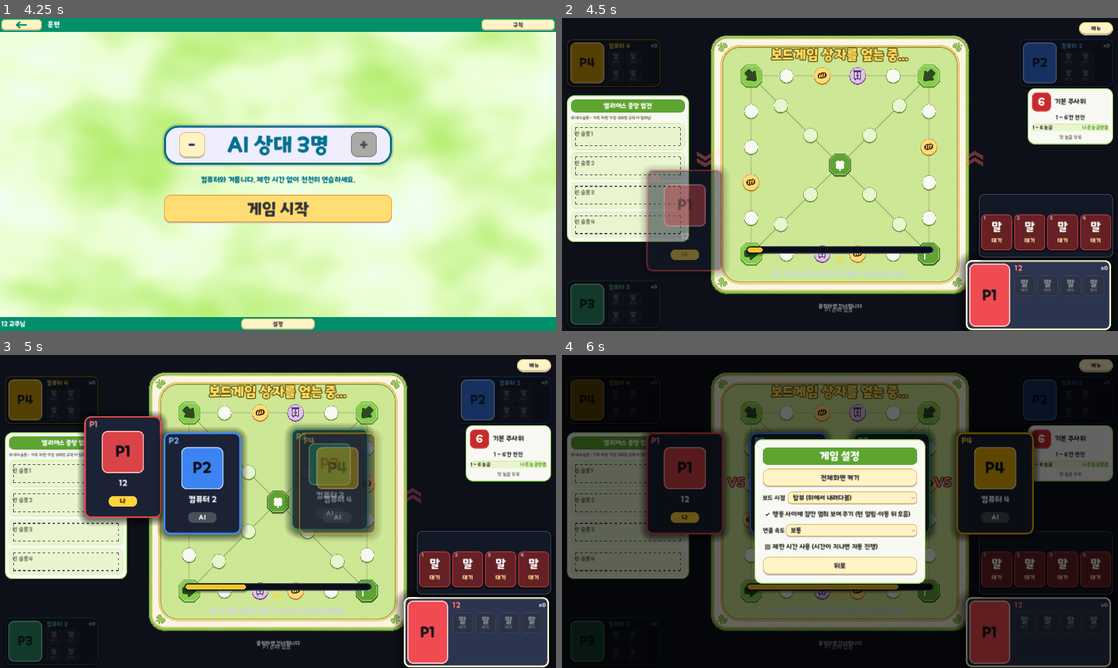
Above: before the commit, frames 1-4 (two rows, left to right).
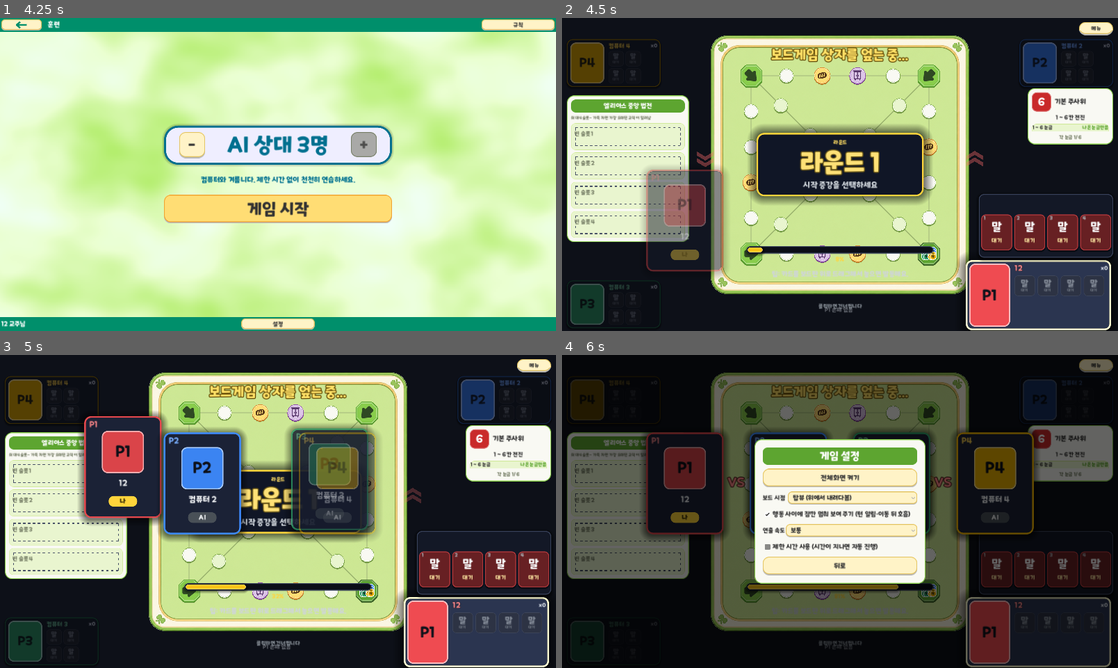
Above: after the commit, the same moments.

Repository: mayjohn66-cmd/TRG
Game: Godot game, scene res://scenes/start_menu.tscn
Same seed, same stepped clock (60 frames per second), same inputs: the game is played once before the commit and once after it.
Inputs (mouse positions are in pixels of both pictures, inside the frame that each line leads up to):
- Up to frame 1 (4.25 s): click (278, 202) at 0.52 s; type "12" at 0.6 s; click "규칙" at 1.25 s; click "설정" at 2 s; click "입장하기" at 2.75 s; click (278, 80) at 3.5 s
- Up to frame 2 (4.5 s): click "게임 시작" at 4.25 s
- Up to frame 3 (5 s): no input
- Up to frame 4 (6 s): click "메뉴" at 5 s; click "게임 설정" at 5.75 s

Frame 1 is identical in both runs. In frame 2, 8.3% of the frame differs, in the area x 33-68%, y 34-78%; in frame 3, 3.1%; in frame 4, less than 0.1%.

Commit message:
연출 순서 정리: 잡기·함정·뱅을 단계별로, 라운드 카드 후 증강 선택 창
Co-Authored-By: Claude Sonnet 5.5 <noreply@anthropic.com>
Claude-Session: https://claude.ai/code/session_01HvvTBBGdmqrXHkL2GAw3GJ

Diff:
--- a/scenes/main_board.gd
+++ b/scenes/main_board.gd
@@ -315,6 +315,7 @@
 var _opening: OpeningSequence = null
 ## 오프닝 직후 첫 증강 창은 아래에서 위로 솟아오르며 나타난다.
 var _draft_entrance: bool = false
+var _draft_banner_round: int = 0
 ## 이번 드래프트에서 고른 증강 모음 (끝나면 한 장으로 공개).
 var _draft_summary: Array[Dictionary] = []
 ## 게임 필: 화면 흔들림, 말 id -> 이동 연출을 필살기 스크립트가 맡는 중(걸음 무시), 차 돌진 중 잡힌 말이 나는 시점을 늦추는 값(초).
@@ -637,6 +638,7 @@
 	_close_stack_overlay()
 	_close_opening()
 	_draft_summary.clear()
+	_draft_banner_round = 0
 	state = null
 	manager.start_game(_player_ids, _game_seed)
 	state = manager.state
@@ -664,17 +666,21 @@
 			if by_player != victim.owner_id and _player_ids.has(by_player):
 				_avatar_react(by_player, AvatarSlot.Emotion.HAPPY)
 		# 잡힌 말: 내리찍기(슬램) -> 충격 -> 720도 회전하며 높은 포물선으로 출발선까지 0.45초 -> 쿵 착지.
+		# 순서: (1) 잡는 말이 내리찍는다 -> (2) 충격(링·흔들림, 짧은 정지) -> (3) 프로필 반응 -> (4) 잡힌 말이 날아간다 -> (5) 쿵 착지.
+		var lead: float = 0.0
 		if victim != null and _fx_on():
 			var view: Node2D = _pawn_views.get(pawn_id)
 			if view != null:
-				_fx_try_slam(by_player, view.position)
+				lead = _fx_try_slam(by_player, view.position)
 			var owner_id: int = victim.owner_id
+			var react_delay: float = lead + 0.12 + _fx_hint_bonus
 			_fx_when_announced(func() -> void:
-				_profile_react(owner_id, false, ["[억까!]", "[으악!]"][randi() % 2])
-				if by_player != owner_id:
-					_profile_react(by_player, true, "[나이스!]"))
-		_fx_impact_at_pawn(pawn_id, 0.16)
-		_set_hint(pawn_id, {"delay": 0.18 + _fx_hint_bonus, "arc": 110.0, "spin": 2.0 * TAU, "dur": 0.45, "land_thud": true}))
+				get_tree().create_timer(react_delay).timeout.connect(func() -> void:
+					_profile_react(owner_id, false, ["[억까!]", "[으악!]"][randi() % 2])
+					if by_player != owner_id:
+						_profile_react(by_player, true, "[나이스!]")))
+		_fx_impact_at_pawn(pawn_id, lead + _fx_hint_bonus)
+		_set_hint(pawn_id, {"delay": lead + 0.28 + _fx_hint_bonus, "arc": 110.0, "spin": 2.0 * TAU, "dur": 0.45, "land_thud": true}))
 	state.pawn_finished.connect(func(pawn_id: int) -> void:
 		_log_line("[완주] %s 완주!" % _pawn_name(pawn_id), Color("69db7c"))
 		var finisher: PlayerPawn = state.get_pawn(pawn_id)
@@ -737,11 +743,14 @@
 			_avatar_react(trapped.owner_id, AvatarSlot.Emotion.SURPRISED)
 			var trapped_owner: int = trapped.owner_id
 			var trap_pos: Vector2 = _tile_center(tile)
+			# 순서: 함정이 터진다(충격) -> 잠깐 뒤 프로필 반응 -> 그 뒤 말이 날아간다 (_fx_hint_bonus)
+			_fx_hint_bonus = maxf(_fx_hint_bonus, 0.4)
 			_fx_when_announced(func() -> void:
 				screen_shake(8.0, 0.25)
 				_impact_ring(trap_pos, Color("ff6b6b"), 56.0)
 				_burst_shards(trap_pos, Color("ff8787"), 14)
-				_profile_react(trapped_owner, false, ["[억까!]", "[으악!]"][randi() % 2]))
+				get_tree().create_timer(0.25).timeout.connect(func() -> void:
+					_profile_react(trapped_owner, false, ["[억까!]", "[으악!]"][randi() % 2])))
 		_log_line("[설치물] %d번 타일 %s 발동! (%s)" % [tile, _attachment_name(id), _pawn_name(pawn_id)], Color("ff6b6b"))
 		_announce_gate("함정 발동", "[발동!] %s" % _attachment_name(id), "%s\n%d번 타일에서 %s에게 발동" % [str(CARD_SUMMARIES.get(StringName(id), "")), tile, _pawn_name(pawn_id)], Color("ff6b6b"), null, 1.2))
 	state.npc_vanished.connect(func(npc_id: int, tile: int) -> void:
@@ -3760,9 +3769,9 @@
 
 
 ## 잡기: 같은 순간 도착 중인 내 말의 마지막 점프를 더 높게(45px) 바꿔 내리찍게 한다. 착지에서 화면이 흔들리고 충격파가 퍼진다.
-func _fx_try_slam(by_player: int, victim_pos: Vector2) -> void:
+func _fx_try_slam(by_player: int, victim_pos: Vector2) -> float:
 	if not _fx_on():
-		return
+		return 0.0
 	for pawn: PlayerPawn in state.pawns:
 		if pawn.owner_id != by_player:
 			continue
@@ -3771,8 +3780,10 @@
 			continue
 		if _pawn_position(pawn).distance_to(victim_pos) > 36.0:
 			continue
-		_glide(view, _pawn_position(pawn), _depth_scale(tile_norm(pawn.current_tile_idx).y), {"dur": HOP_SECONDS * 1.3, "arc": SLAM_HEIGHT, "pace_cap": minf(_pace(), 1.5), "land_tile": pawn.current_tile_idx, "land_big": true})
-		return
+		var cap: float = minf(_pace(), 1.5)
+		_glide(view, _pawn_position(pawn), _depth_scale(tile_norm(pawn.current_tile_idx).y), {"dur": HOP_SECONDS * 1.3, "arc": SLAM_HEIGHT, "pace_cap": cap, "land_tile": pawn.current_tile_idx, "land_big": true})
+		return HOP_SECONDS * 1.3 * cap
+	return 0.0
 
 
 ## 승급: 말이 공중으로 떠올라 한 바퀴 돌고 후광이 터진다 (그동안 아이콘 글자가 바뀐다).
@@ -3809,7 +3820,10 @@
 	if pawn == null:
 		return
 	var owner_id: int = pawn.owner_id
-	_fx_when_announced(func() -> void: _profile_react(owner_id, false, ["[억까!]", "[으악!]"][randi() % 2]))
+	# 총알이 날아가(0.35초) 맞은 뒤에 반응한다
+	_fx_when_announced(func() -> void:
+		get_tree().create_timer(0.35 * _motion_pace() + 0.1).timeout.connect(func() -> void:
+			_profile_react(owner_id, false, ["[억까!]", "[으악!]"][randi() % 2])))
 
 
 ## 차 저격 연출을 미리 만든다: 뒤로 살짝 당김(차징) -> 섬광 -> 초고속 직선 돌진으로 들이받음(내리찍기). 잡힌 말은 부딪힌 뒤에 날아간다.
@@ -4503,10 +4517,6 @@
 	_intro_pending = false
 	if state == null or manager == null:
 		return
-	_draft_entrance = true
-	var pending_draft: bool = manager.current_state == TurnManager.State.PHASE_ROUND_START and not manager.draft_pending_players().is_empty()
-	if pending_draft and not instant_roll_for_test:
-		_show_top_toast("라운드 %d - 시작 증강을 선택하세요!" % state.round_number)
 	_refresh_all()
 
 
@@ -4796,6 +4806,17 @@
 	if pending.is_empty():
 		_close_draft_overlay()
 		return
+	# 라운드 안내 -> 증강 선택 창 -> (선택이 끝나면) 일괄 공개 순서: 라운드 카드가 먼저 뜨고 끝난 뒤에 증강 창이 올라온다.
+	if _fx_on() and _announcer != null:
+		if _draft_banner_round != state.round_number:
+			_draft_banner_round = state.round_number
+			_announced_round = state.round_number
+			_draft_entrance = true
+			_close_draft_overlay()
+			_announce("라운드", "라운드 %d" % state.round_number, "시작 증강을 선택하세요", COLOR_GOLD, null, 1.4)
+			return
+		if _announcer.active and _draft_overlay == null:
+			return
 	var player_id: int = pending[0]
 	if _auto_draft_enabled and not ai_mode and player_id != _player_ids[0]:
 		manager.auto_pick_draft(player_id)
Not shown, changed: docs/EDGE_CASE_SPEC.md
Not shown, changed: docs/GDD_TDD_Master.md
